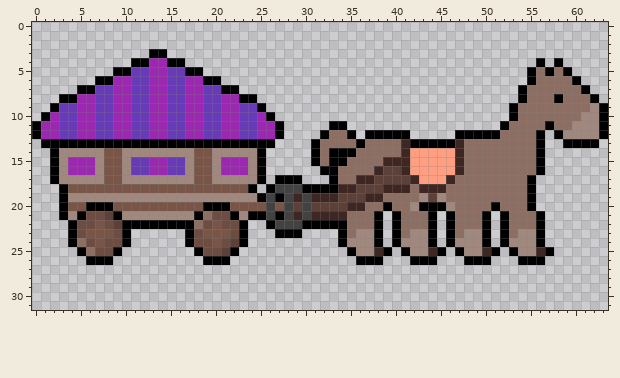
Pixel-art sprite: assets/trailer_walk_right_0.png. Above, as it was before the edit.
The file is 192x96 pixels, drawn in blocks of 3x3; one block is one cell here.
And afterwards:
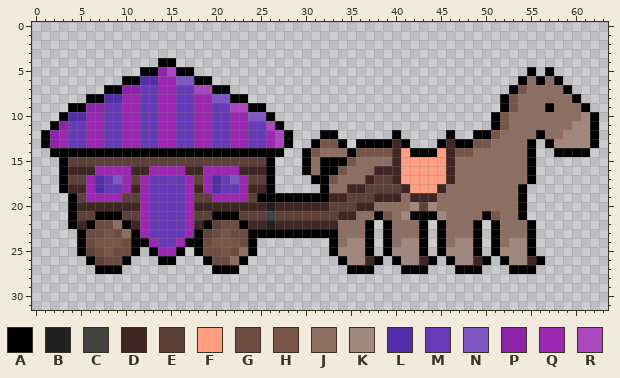
Palette (. is transparent): A #000000  B #212121  C #424242  D #3e2723  E #5d4037  F #ff9e80  G #6d4c41  H #795548  J #8d6e63  K #a1887f  L #512da8  M #673ab7  N #7e57c2  P #8e24aa  Q #9c27b0  R #ab47bc
The edit:
Changed rows in their new state; - is an unchanged pixel.
first column x 0:
 3 -------------..-------------------------------------------------
 4 -----------...A-.---------------------------------------.-.-----
 5 ---------...AAPRA-.-------------------------------------.-..----
 6 -------...AALL-QNNA-.---------------------------------AJA-A..---
 7 -----...AAPP-M-Q-MRRA-.------------------------------AH----A..--
 8 ---...AALL-Q-M-Q-M-QNNA-.---------------------------AHJ---J-A..-
 9 --..AAPP-M-Q-M-Q-M-Q-MRRA---------------------------AH---A---A..
10 -..ALL-Q-M-Q-M-Q-M-Q-M-QNN-------------------------AHJ--------A.
11 ..AP-M-Q-M-Q-M-Q-M-Q-M-Q-MR------..----------------AH----J----A.
12 .APQ-M-Q-M-Q-M-Q-M-Q-M-Q-M-RA----A..-...-.----A..--H-----JJ---A.
13 --PQMMQQMMQQMMQQMMQQMMQQMMQRA---HHA.-AAADA...-DAAHH----A.AKKKK--
14 ---AAAAAAAAAAAAAAAAAAAAAA-AA--AH-JJ-HHHHDFAAA-DHH------A.-AAAA--
15 --.AEEEEEEEEEEEEEEEEEEEEEEA---AJA--H---J-F----DJ-------A.-------
16 --.ADDDQQQQDD--QQDDQQ--DDDA---AJ--H----DDF----DJ-------A.-------
17 --.AEEQLMNQEQMMMMQEQLMNQEEA...-AAH--J---DFF---------------------
18 ----DDQLMMQDQMMMMQDQLMMQDD-.....-JJ-D--EE-FFF---------A.--------
19 ---.AEQQQQEEQMMMMQEEQQQQE-A-AAAAA-D--E-DD-DDDJ--------A.--------
20 ---.ADDDDDDDQMMMMQDDDDDDDDBDDDDDD--E-D-J---EKJJ----J--A.--------
21 ---.AEEAA-EEQMMMMQEEAA-EEE-EEEEEEE-D---HJKAA-KJ----HJ-A..-------
22 -----DAG-J-DQMMMMQDAE---DDBDDDDDDDJ--A.AJ--A.AJ--A.AJ--A.-------
23 ----.AGG--JAQMMMMQAEG--GAAA---AAAAJ-JA.AJ-JA.AJ-JA.AJ-JA.-------
24 ----.A--HHGAAQMMQ-A--HHGA--------AJ--A.AJ--A.AJ--A.AJ--A.-------
25 ------E-HGGA-AQQA----HGJA--------AKK-A.-KK-A.-KK-A.-KK-A..------
26 -------EGGA---AA----GGJA----------AKKD--AKKD--AKKD--AKKD--------
27 -------AAA----------AAA------------AAA---AAA---AAA---AAA--------
Where, in picture pixels (left, top, right, bottom), the same in both pictures:
changed: (32, 49, 608, 274)
